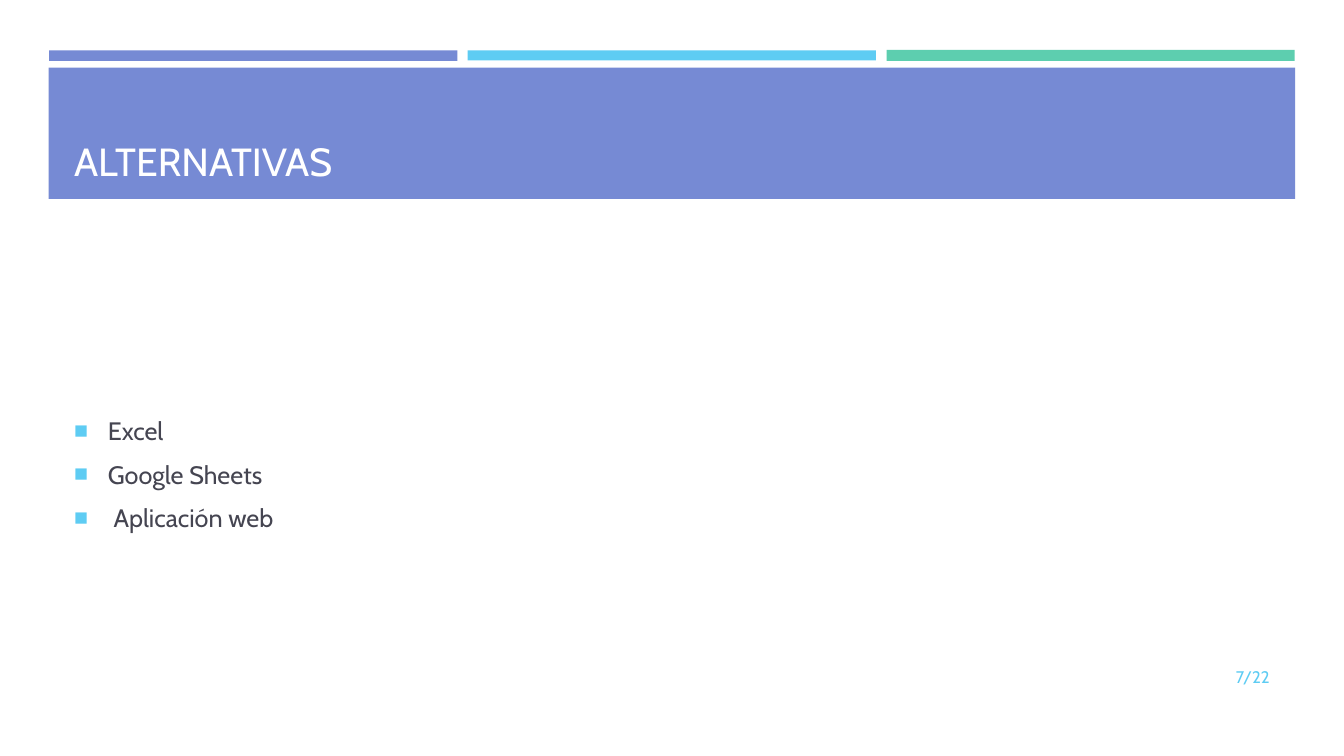
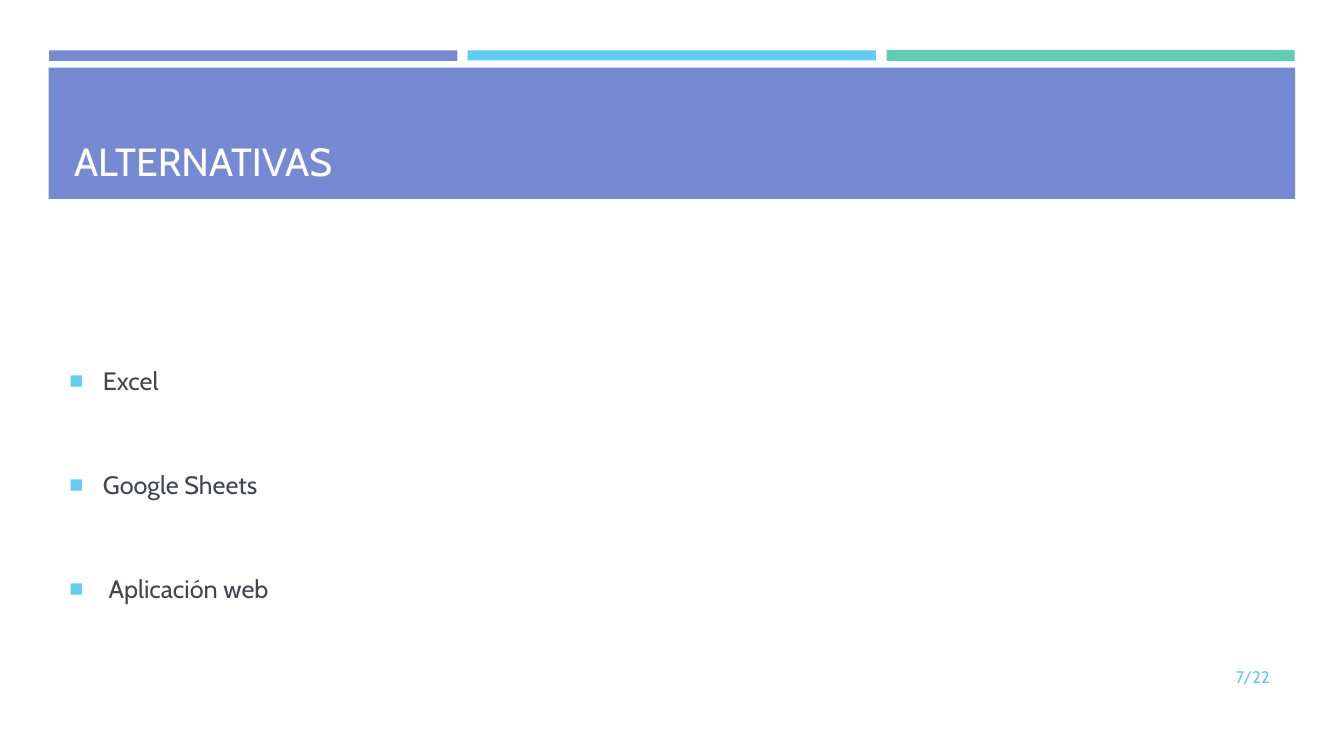
Before and after one commit to mdlunag/tfg, a slide deck: slide 7 of tfg_presentacio.pptx. Drawn at 1344x756 pixels with LibreOffice and Linux fonts; fonts in the diff are those of the drawing. Boxes give left, top, right and bottom in pixels: in the first picture for what was removed or moved away, otherwise in the second. Text is boxed around its words. In the diff, an @@ line names an element or a change of style, - is before the commit and + after.

```diff
--- a/tfg_presentacio.pptx
+++ b/tfg_presentacio.pptx
@@ text "Excel": place and size @@
-text "Excel" at <box>108,421,273,533</box>
+text "Excel" at <box>103,371,268,604</box>
@@ text "Excel" at <box>103,371,268,604</box>: line spacing 1 to 3 @@
```
Also in this commit, not shown: 10 other slides changed.
